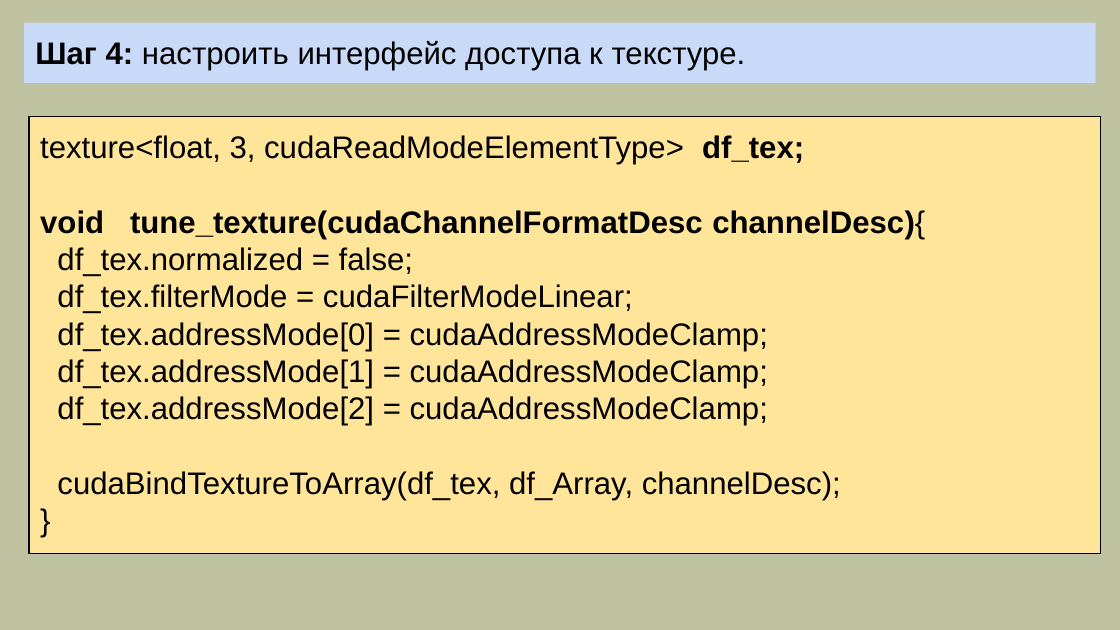
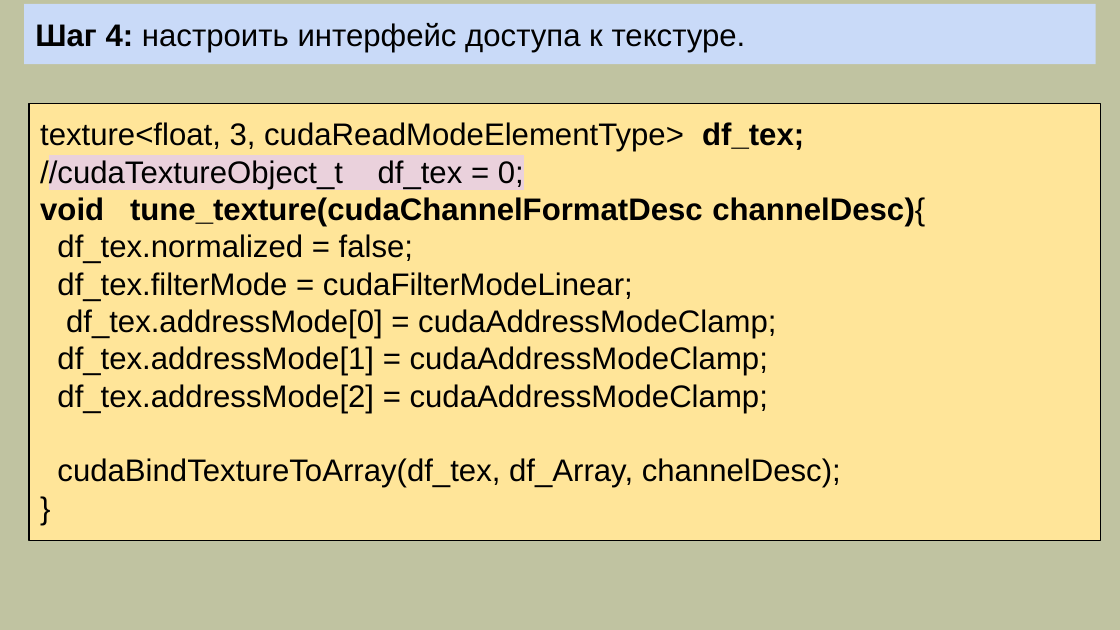
Before and after one commit to mlkv52/sibsutis_cuda_bachelors-2025, a slide deck: slide 22 of Лекции/pptx/Лекция7-ПГП-2025.pptx (slide 19 before the commit). Drawn at 1120x630 pixels with LibreOffice and Linux fonts; fonts in the diff are those of the drawing. Boxes give left, top, right and bottom in pixels: in the first picture for what was removed or moved away, otherwise in the second. Text is boxed around its words. In the diff, an @@ line names an element or a change of style, - is before the commit and + after.

```diff
--- a/Лекции/pptx/Лекция7-ПГП-2025.pptx
+++ b/Лекции/pptx/Лекция7-ПГП-2025.pptx
@@ rectangle "Шаг 4: настроить интерфейс доступа ...": place and size @@
-rectangle "Шаг 4: настроить интерфейс доступа ..." at (25,22,1096,83)
+rectangle "Шаг 4: настроить интерфейс доступа ..." at (25,4,1096,65)
@@ rectangle "texture<float, 3, cudaReadModeElementType> df_tex;": place and size @@
-rectangle "texture<float, 3, cudaReadModeElementType> df_tex;" at (29,116,1101,554)
+rectangle "texture<float, 3, cudaReadModeElementType> df_tex;" at (29,103,1101,541)
@@ text in rectangle at (40,158,524,189): paragraph added @@
+//cudaTextureObject_t df_tex = 0;
```
Also in this commit, not shown: 1 other slide changed, 5 slides added, 1 slide removed.
